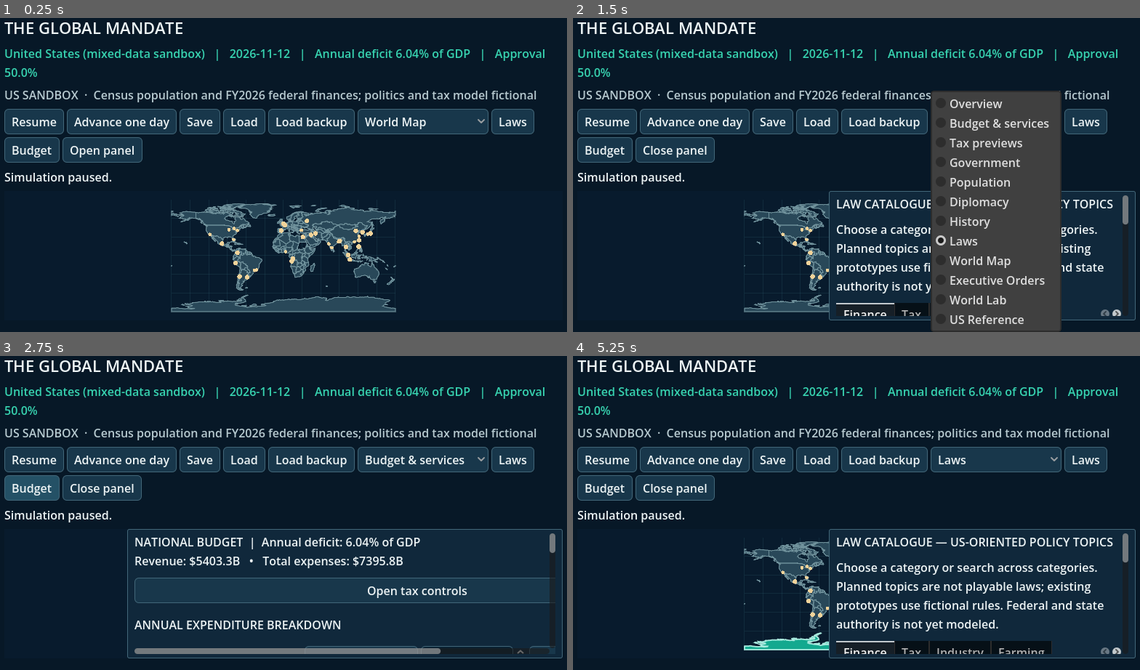
Above: before the commit, frames 1-4 (two rows, left to right).
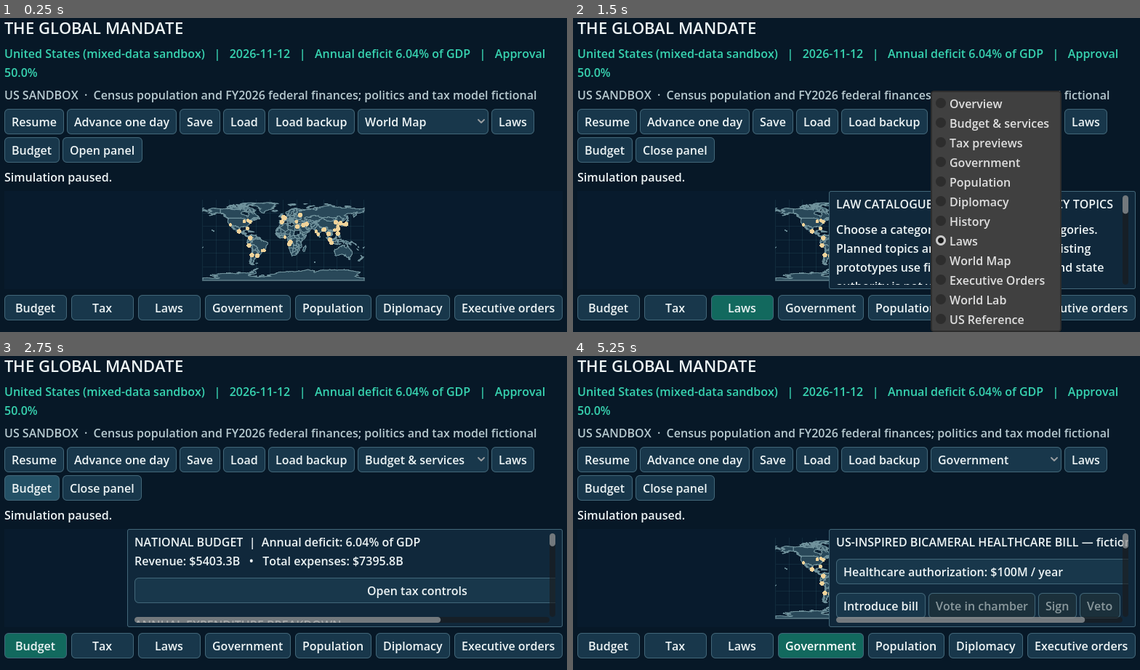
Above: after the commit, the same moments.

Repository: bhavishyadash/the-global-mandate
Game: Godot game, scene res://main.tscn
Same seed, same stepped clock (60 frames per second), same inputs: the game is played once before the commit and once after it.
Inputs (mouse positions are in pixels of both pictures, inside the frame that each line leads up to):
- Up to frame 1 (0.25 s): no input
- Up to frame 2 (1.5 s): click "Laws" at 0.5 s; click "Laws" at 1.25 s
- Up to frame 3 (2.75 s): click "Budget" at 2 s
- Up to frame 4 (5.25 s): click "Budget" at 2.75 s; click (675, 644) at 3.5 s, where only the run after the commit has a clickable "Tax"; click "Laws" at 4.25 s; click (822, 644) at 5 s, where only the run after the commit has a clickable "Government"

The runs differ from the first frame. In frame 1, 12% of the frame differs, in the area x 0-100%, y 58-97%; in frame 2, 6.1%; in frame 3, 5.4%; in frame 4, 12%, in the area x 0-100%, y 31-97%.

Commit message:
Session 123: add department navigation

Diff:
--- a/ui/main.gd
+++ b/ui/main.gd
@@ -66,6 +66,8 @@
 var dashboard_panel: PanelContainer
 var dashboard_picker: OptionButton
 var dashboard_toggle: Button
+var department_navigation: HBoxContainer
+var department_buttons: Dictionary = {}
 var compact_menu: MenuButton
 var compact_title: Label
 var next_day_button: Button
@@ -525,7 +527,7 @@
 	controls.add_child(dashboard_toggle)
 	dashboard_picker.item_selected.connect(func(index: int): dashboard_tabs.current_tab = index; _set_dashboard_open(true))
 	dashboard_toggle.pressed.connect(func(): _set_dashboard_open(not dashboard_panel.visible))
-	dashboard_tabs.tab_changed.connect(func(index: int): dashboard_picker.select(index); _update_dashboard_geometry())
+	dashboard_tabs.tab_changed.connect(func(index: int): dashboard_picker.select(index); _update_dashboard_geometry(); _sync_department_navigation(index))
 	compact_menu = MenuButton.new()
 	compact_menu.name = "CompactMenu"
 	compact_menu.text = "More"
@@ -538,6 +540,18 @@
 	menu.add_item("Load", 101)
 	menu.add_item("Load backup", 102)
 	menu.id_pressed.connect(_compact_menu_selected)
+	department_navigation = HBoxContainer.new()
+	department_navigation.name = "DepartmentNavigation"
+	department_navigation.add_theme_constant_override("separation", 6)
+	layout.add_child(department_navigation)
+	for item in [["Budget", 1], ["Tax", 2], ["Laws", 7], ["Government", 3], ["Population", 4], ["Diplomacy", 5], ["Executive orders", 9]]:
+		var button := Button.new()
+		button.text = item[0]
+		button.toggle_mode = true
+		button.size_flags_horizontal = Control.SIZE_EXPAND_FILL
+		button.pressed.connect(_open_department.bind(int(item[1])))
+		department_navigation.add_child(button)
+		department_buttons[item[1]] = button
 	get_viewport().size_changed.connect(_update_responsive_layout)
 	_build_us_reference(us_reference_tab)
 	world_lab = WorldLab.new()
@@ -1286,8 +1300,18 @@
 
 func _set_dashboard_open(open: bool) -> void:
 	dashboard_panel.visible = open
+	_sync_department_navigation(dashboard_tabs.current_tab)
 	dashboard_toggle.text = ("Close" if open else "Panel") if responsive_compact else ("Close panel" if open else "Open panel")
 	_update_dashboard_geometry()
+
+func _open_department(index: int) -> void:
+	dashboard_tabs.current_tab = index
+	_sync_department_navigation(index)
+	_set_dashboard_open(true)
+
+func _sync_department_navigation(index: int) -> void:
+	for key in department_buttons:
+		department_buttons[key].set_pressed_no_signal(int(key) == index and dashboard_panel.visible)
 
 func _compact_menu_selected(id: int) -> void:
 	if id >= 0 and id < dashboard_tabs.get_tab_count():
@@ -1318,6 +1342,7 @@
 	dashboard_picker.visible = not responsive_compact
 	budget_shortcut.visible = not responsive_compact
 	compact_menu.visible = responsive_compact
+	department_navigation.visible = not responsive_compact
 	if is_instance_valid(law_heading_label):
 		law_heading_label.text = "LAWS" if responsive_compact else "LAW CATALOGUE — US-ORIENTED POLICY TOPICS"
 		law_explanation_label.visible = not responsive_compact
Not shown, changed: docs/GAME_DEVELOPMENT_REPORT.md
Not shown, added: docs/SESSION_123.md
